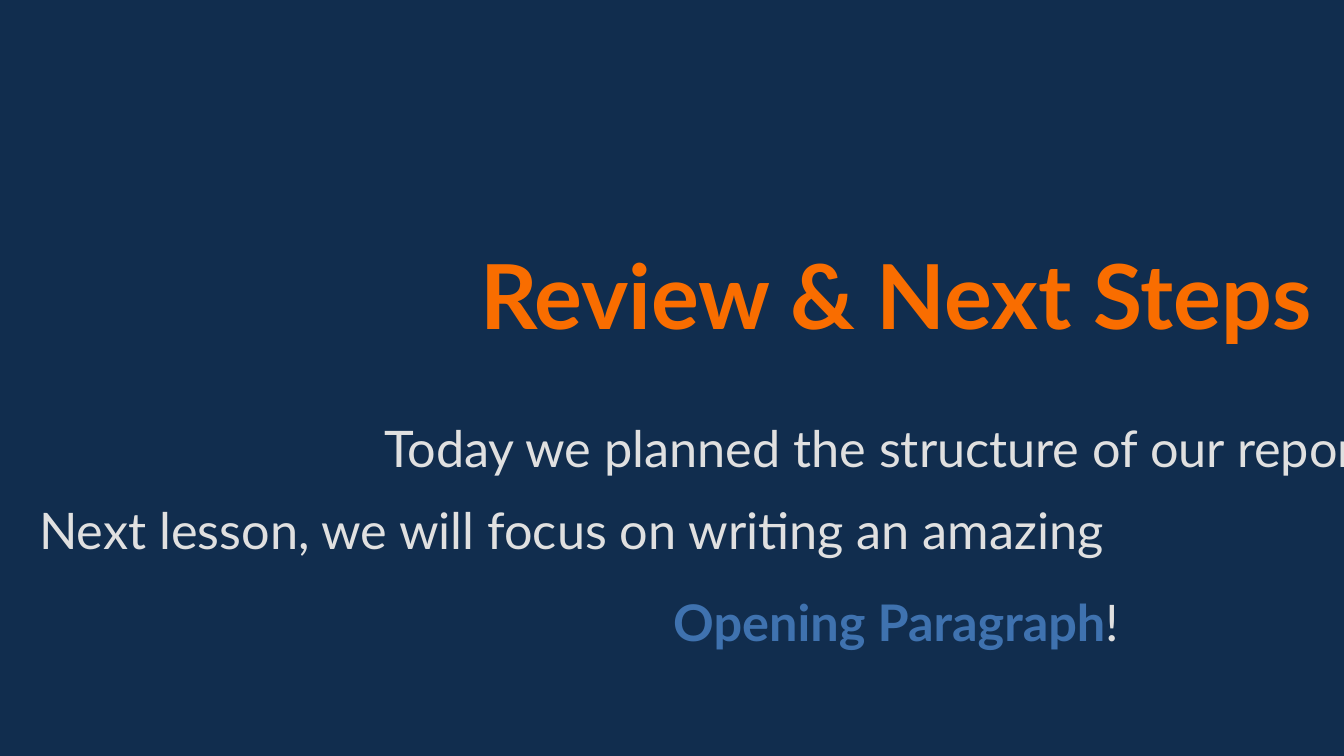
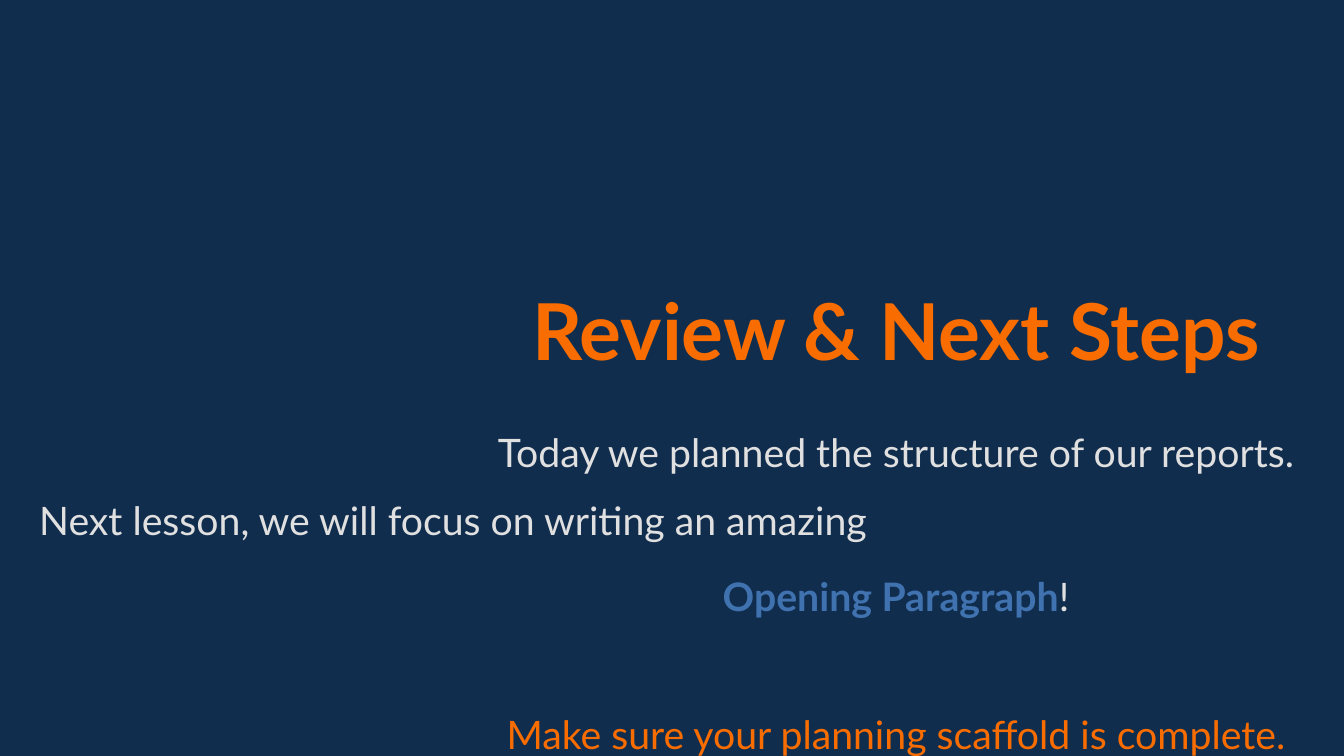
Before and after one commit to dsuth10/Joshua, a slide deck: slide 7 of Units/English/English_Unit_2/Lesson_Plans/Lesson_17/Lesson_17_Presentation.pptx. Drawn at 1344x756 pixels with LibreOffice and Linux fonts; fonts in the diff are those of the drawing. Boxes give left, top, right and bottom in pixels: in the first picture for what was removed or moved away, otherwise in the second. Text is boxed around its words. In the diff, an @@ line names an element or a change of style, - is before the commit and + after.

Commit message:
feat: initialize HASS and English lesson 17 resources, including a new interactive government structure website and supplementary slides.

```diff
--- a/Units/English/English_Unit_2/Lesson_Plans/Lesson_17/Lesson_17_Presentation.pptx
+++ b/Units/English/English_Unit_2/Lesson_Plans/Lesson_17/Lesson_17_Presentation.pptx
@@ text "Review & Next Steps": place and size @@
-text "Review & Next Steps" at bbox=[480, 262, 1312, 344]
+text "Review & Next Steps" at bbox=[532, 302, 1260, 373]
@@ text "Review & Next Steps" at bbox=[532, 302, 1260, 373]: size 48 to 42 pt; less space between paragraphs @@
@@ text "Today we planned the structure ...": place and size @@
-text "Today we planned the structure ..." at bbox=[384, 430, 1225, 476]
+text "Today we planned the structure ..." at bbox=[498, 438, 1294, 474]
@@ text "Today we planned the structure ..." at bbox=[498, 438, 1294, 474]: size 27 to 21 pt; line spacing 37.8pt to 29.4pt @@
@@ text "Next lesson, we will focus ..." at bbox=[39, 506, 1070, 618]: size 27 to 21 pt; line spacing 37.8pt to 29.4pt @@
@@ text "Make sure your planning scaffold ..." rewrapped from bbox=[39, 753, 1344, 756] to bbox=[507, 720, 1285, 756] @@
```
Also in this commit, not shown: 6 other slides changed, 35 other files.
